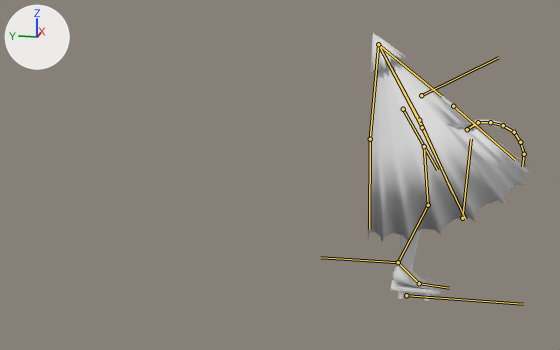
What one commit did to the FBX model Assets/WIP/Kasa Obake/Model_KasaObake.fbx.
Camera for both pictures: a 50 mm lens placed at (-2.682, -0.066, 1.1), pointed at (0.061, 0.483, 0.414). Arrows for +X, +Y and +Z are at upper left; the lights stay in place. Both versions are drawn at frame 31 of the action 'Armature_Kasa|Kasa|Death'; the numbers are the values there. The bones that bend it are drawn over the model as lines.

The first picture shows 'Mesh_Kasa'.
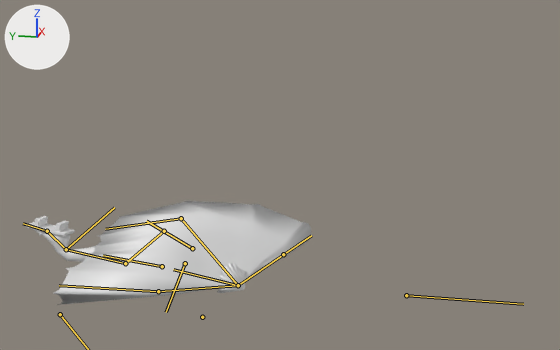
Pixel boxes (x1, y1, x2, y2) of what changed, in the pictures (560 x 350 px):
'Mesh_Kasa', posed: before (368, 33, 534, 301); after (25, 201, 312, 305)
bone 'Hip', root to tip: before (403, 109) to (437, 170); after (192, 248) to (146, 221)
bone 'TongueBase', root to tip: before (467, 129) to (478, 122); after (202, 317) to (202, 317)
bone 'Bone', root to tip: before (378, 44) to (442, 96); after (238, 285) to (173, 269)
bone 'Bone.001', root to tip: before (453, 106) to (515, 160); after (162, 266) to (103, 255)
bone 'Bone.002', root to tip: before (378, 44) to (419, 120); after (238, 285) to (283, 254)
bone 'Bone.003', root to tip: before (419, 120) to (453, 194); after (283, 254) to (311, 235)
bone 'Bone.004', root to tip: before (378, 44) to (370, 139); after (238, 285) to (181, 218)
bone 'Bone.005', root to tip: before (370, 139) to (369, 229); after (181, 218) to (105, 229)
bone 'Bone.006', root to tip: before (378, 44) to (422, 127); after (238, 285) to (158, 291)
bone 'Bone.007', root to tip: before (422, 127) to (465, 219); after (158, 291) to (59, 285)
bone 'UpperLeg', root to tip: before (424, 146) to (428, 205); after (164, 231) to (125, 263)
bone 'Leg', root to tip: before (428, 205) to (398, 262); after (125, 263) to (66, 249)
bone 'Feet', root to tip: before (398, 262) to (419, 283); after (66, 249) to (47, 231)
bone 'FeetToe', root to tip: before (419, 283) to (449, 288); after (47, 231) to (23, 223)

The edits, one by one:
Bone 'Hip' (bone_hip) moves from (0.004, 0.017, 0.0) to (0.776, 0.565, 0.008).
Bone 'Hip' (bone_hip) turns from (0, 0, 31) to (-22, -6, -106) degrees about its own x, y and z.
Bone 'TongueBase' (bone_tonguebase) moves from (0.0, -0.181, 0.014) to (0.06, -0.046, -0.232).
Bone 'TongueBase' (bone_tonguebase) turns from (-5, 0, 0) to (0, 0, 180) degrees about its own x, y and z.
Bone 'TongueBase' (bone_tonguebase) is rescaled from (1.0, 1.0, 1.0) to (0.0, 0.0, 0.0).
Bone 'Bone' (bone_bone) turns from (0, 0, -3) to (9, -11, -13) degrees about its own x, y and z.
Bone 'Bone.001' (bone_bone_001) turns from (0, 0, -2) to (1, -1, 3) degrees about its own x, y and z.
Bone 'Bone.002' (bone_bone_002) turns from (4, -5, -4) to (-64, -10, 24) degrees about its own x, y and z.
Bone 'Bone.003' (bone_bone_003) turns from (5, -5, -4) to (10, 4, 6) degrees about its own x, y and z.
Bone 'Bone.004' (bone_bone_004) turns from (-2, 0, -10) to (5, -14, -4) degrees about its own x, y and z.
Bone 'Bone.005' (bone_bone_005) turns from (1, 0, 5) to (33, -13, 40) degrees about its own x, y and z.
Bone 'Bone.006' (bone_bone_006) turns from (-1, 4, -2) to (42, 12, -11) degrees about its own x, y and z.
Bone 'Bone.007' (bone_bone_007) turns from (-2, 4, -2) to (-24, 11, 7) degrees about its own x, y and z.
Bone 'UpperLeg' (bone_upperleg) turns from (0, 0, -33) to (22, -21, 45) degrees about its own x, y and z.
Bone 'Leg' (bone_leg) turns from (0, 0, -9) to (0, 0, -33) degrees about its own x, y and z.
Bone 'Feet' (bone_feet) turns from (0, 0, 0) to (97, 14, 0) degrees about its own x, y and z.
Bone 'FeetToe' (bone_feettoe) turns from (0, 0, 12) to (0, 0, 0) degrees about its own x, y and z.
